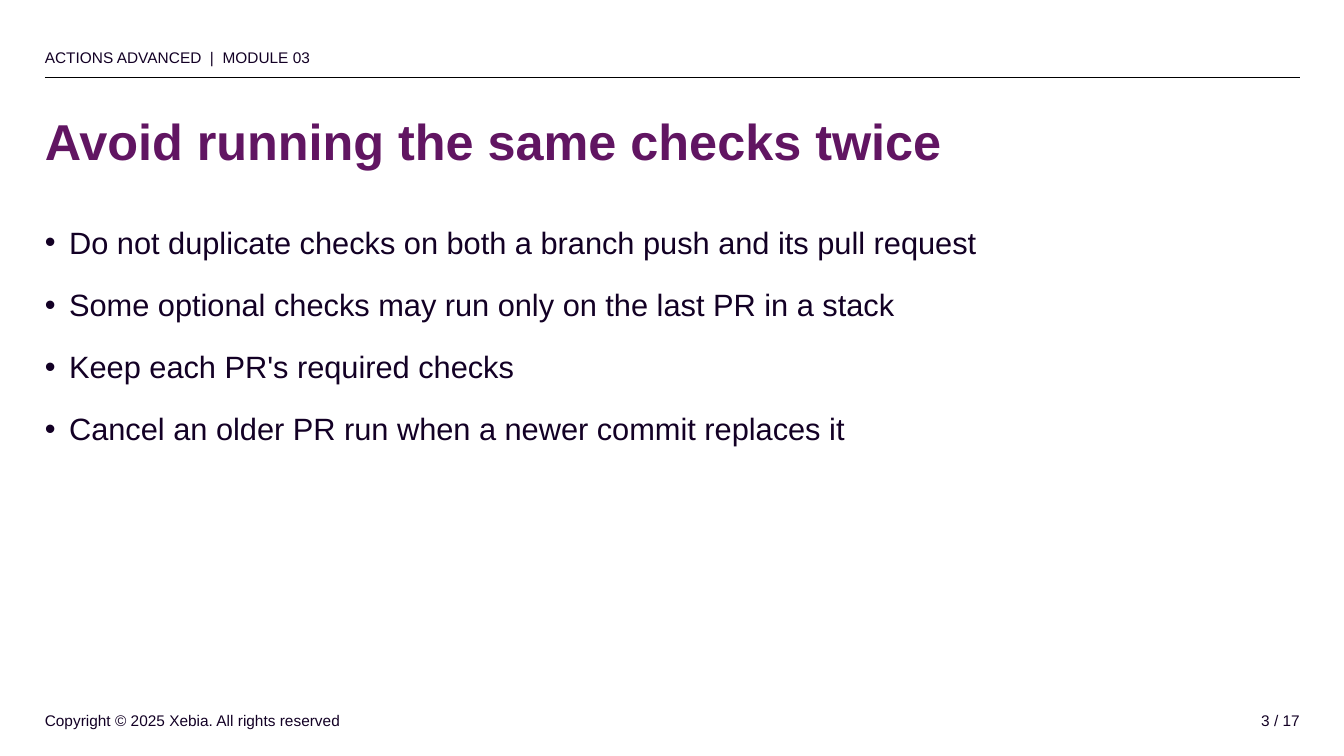
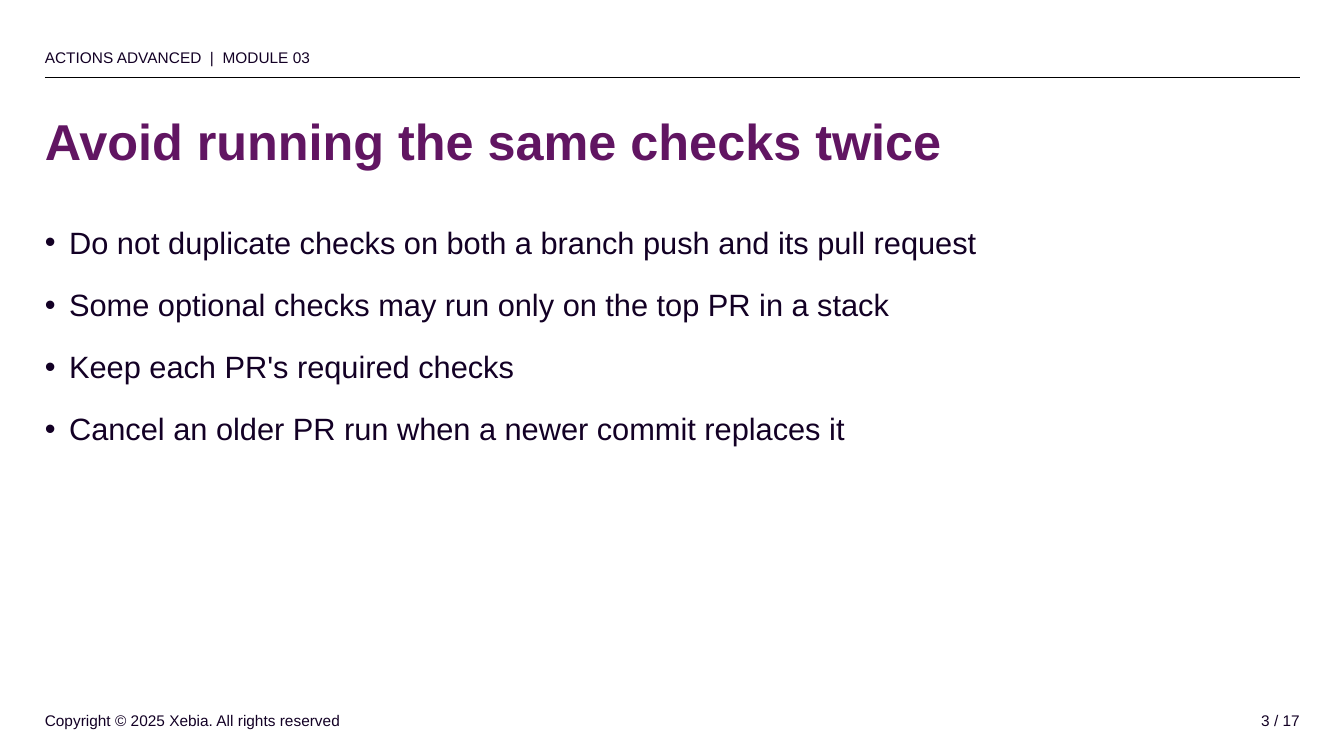
Before and after one commit to rajbos/github-actions-advanced-v3, a slide deck: slide 3 of slides/powerpoint/03-policy.pptx. Drawn at 1344x756 pixels with LibreOffice and Linux fonts; fonts in the diff are those of the drawing; background and template pictures are left out. Boxes give left, top, right and bottom in pixels: in the first picture for what was removed or moved away, otherwise in the second. Text is boxed around its words. In the diff, an @@ line names an element or a change of style, - is before the commit and + after.

```diff
--- a/slides/powerpoint/03-policy.pptx
+++ b/slides/powerpoint/03-policy.pptx
@@ text at (x1=69, y1=293, x2=889, y2=322): text changed @@
-• Some optional checks may run only on the last PR in a stack
+• Some optional checks may run only on the top PR in a stack
```
Also in this commit, not shown: 4 other slides changed, 41 other files.
